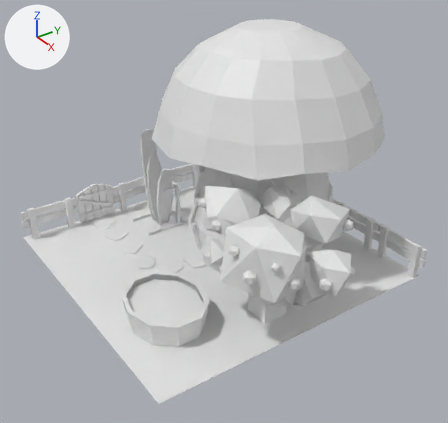
The Blender file public/models/Summer/summer.blend as it was, and as the next commit left it.
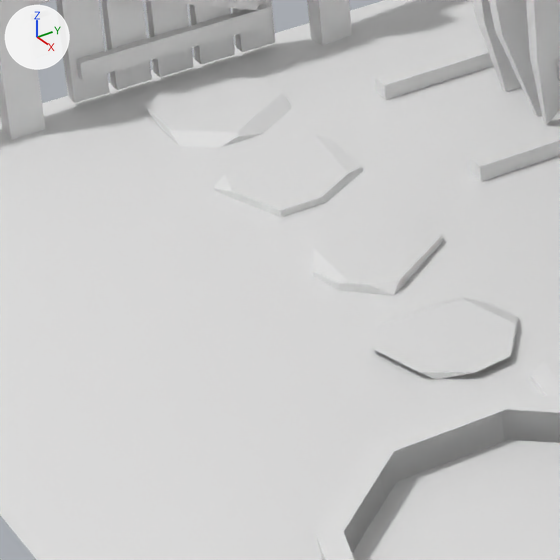
Each version is shown whole from a 50 mm lens placed at (6.14, -4.1, 4.71), pointed at (0.44, -0.1, 0.93), then close up on the part from 15% to 36% of the width and 48% to 71% of the height. Lighting does not change. The marker at upper left points along +X, +Y and +Z.

Names of what the first close-up shows: 'Cube', 'Cube.004', 'Cube.005', 'Cube.007', 'Plane', 'container', 'door', 'fence01', 'fish', 'midlength', 'rack', 'water'.
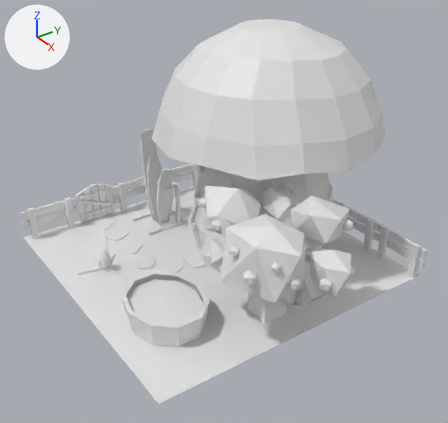
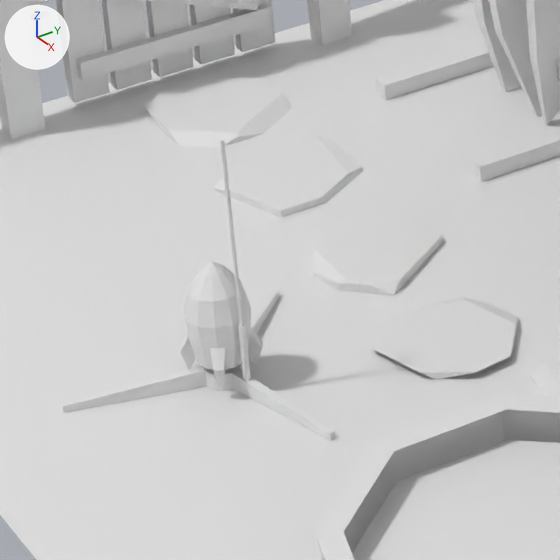
Location of each change, (x1, y1, x2, y2) in pixels of the close-ups (560 x 560 px):
'stand', added
    after: (62, 139, 335, 440)
'SV', added
    after: (180, 262, 263, 386)

Patch to the scene script:
```diff
--- a/public/models/Summer/summer.blend.py
+++ b/public/models/Summer/summer.blend.py
@@ me_cylinder_003 @@
+me_cylinder_003.from_pydata(...)  # 92 vertices, 106 faces; spans x -2.22..2.99, y -2.99..2.22, z 0.0..5.62
@@ me_cylinder_002 @@
+me_cylinder_002.from_pydata(...)  # 34 vertices, 27 faces; spans x 0.0..0.87, y -0.86..0.0, z -1.26..1.36
@@ ob_stand @@
+ob_stand = bpy.data.objects.new('stand', me_cylinder_003)
+ob_stand.location = (-0.54, -1.37, 0.0)
+ob_stand.scale = (0.12, 0.12, 0.12)
@@ ob_sv @@
+ob_sv = bpy.data.objects.new('SV', me_cylinder_002)
+ob_sv.location = (-0.54, -1.37, 0.173)
+ob_sv.rotation_euler = (0.0, 0.0, -0.508)  # degrees (0, 0, -29)
+ob_sv.scale = (0.109, 0.109, 0.109)
+_m = ob_sv.modifiers.new('Mirror', 'MIRROR')
+_m.use_axis = (True, True, False)
+_m.use_clip = True
```
